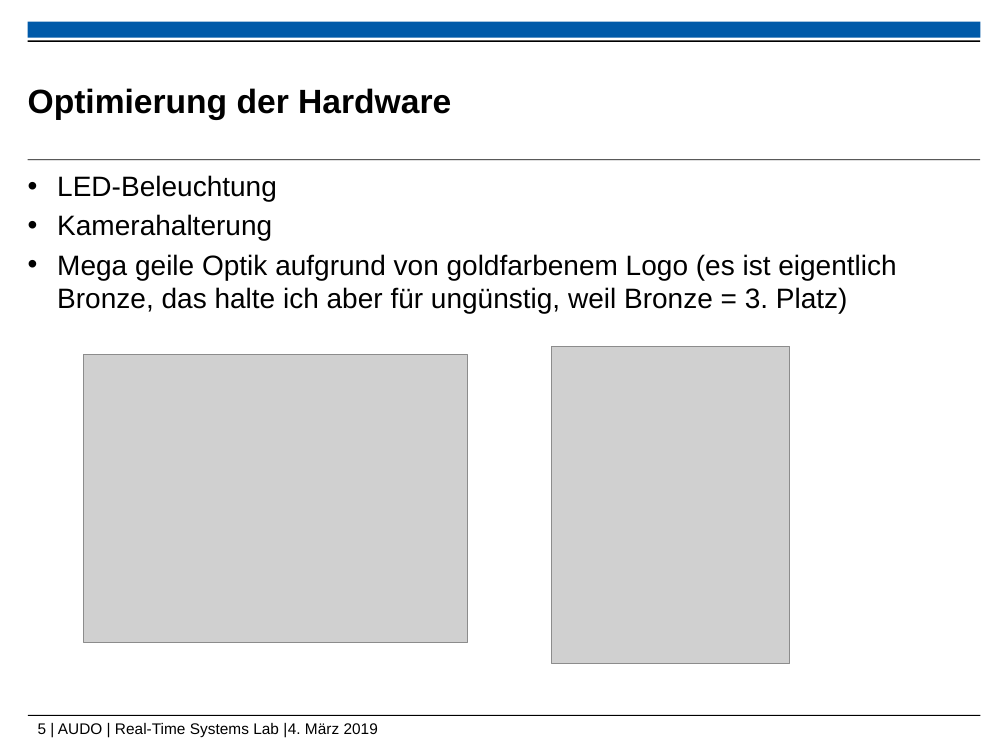
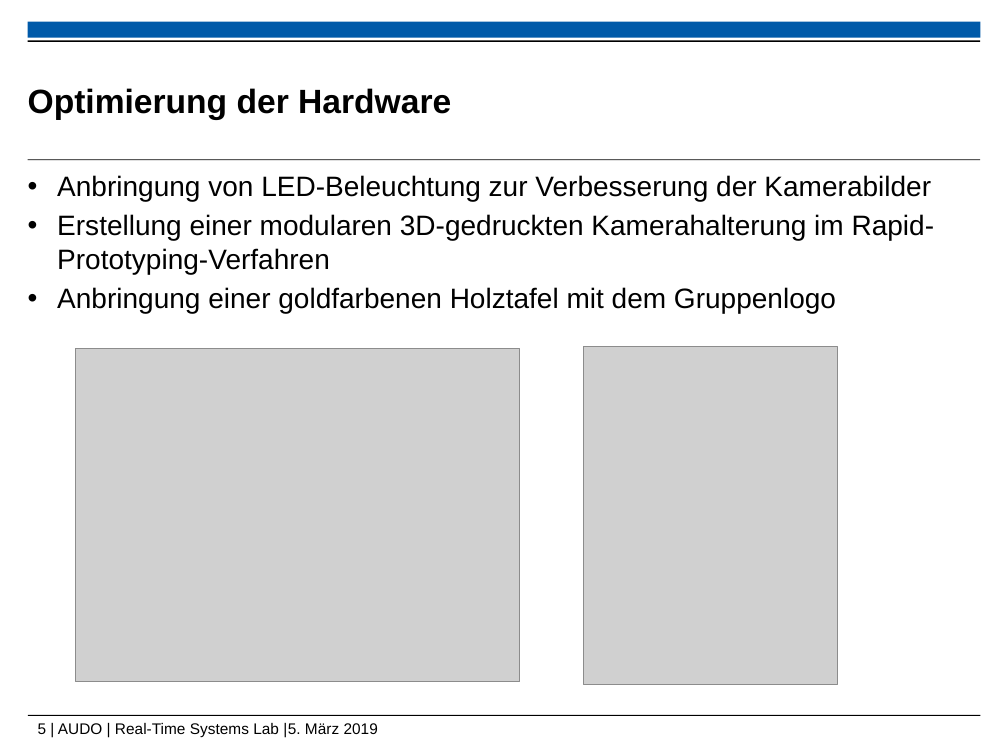
Before and after one commit to ramona3300/AUDO, a slide deck: slide 5 of Dokumente/Präsentationen/Abschlusspräsentation.pptx. Drawn at 1008x756 pixels with LibreOffice and Linux fonts; fonts in the diff are those of the drawing; grey boxes stand for pictures; background and template pictures are left out. Boxes give left, top, right and bottom in pixels: in the first picture for what was removed or moved away, otherwise in the second. Text is boxed around its words. In the diff, an @@ line names an element or a change of style, - is before the commit and + after.

```diff
--- a/Dokumente/Präsentationen/Abschlusspräsentation.pptx
+++ b/Dokumente/Präsentationen/Abschlusspräsentation.pptx
@@ text at <box>57,175,935,313</box>: text changed @@
-• LED-Beleuchtung
-• Kamerahalterung
-• Mega geile Optik aufgrund von goldfarbenem Logo (es ist eigentlich Bronze, das halte ich aber für ungünstig, weil Bronze = 3. Platz)
+• Anbringung von LED-Beleuchtung zur Verbesserung der Kamerabilder
+• Erstellung einer modularen 3D-gedruckten Kamerahalterung im Rapid-Prototyping-Verfahren
+• Anbringung einer goldfarbenen Holztafel mit dem Gruppenlogo
@@ picture: place and size @@
-picture at <box>84,354,468,642</box>
+picture at <box>76,349,520,682</box>
@@ picture: place and size @@
-picture at <box>551,347,789,664</box>
+picture at <box>584,347,838,685</box>
@@ text at <box>38,723,378,738</box>: text changed @@
-5 | AUDO | Real-Time Systems Lab |4. März 2019
+5 | AUDO | Real-Time Systems Lab |5. März 2019
```
Also in this commit, not shown: 4 other slides changed.
